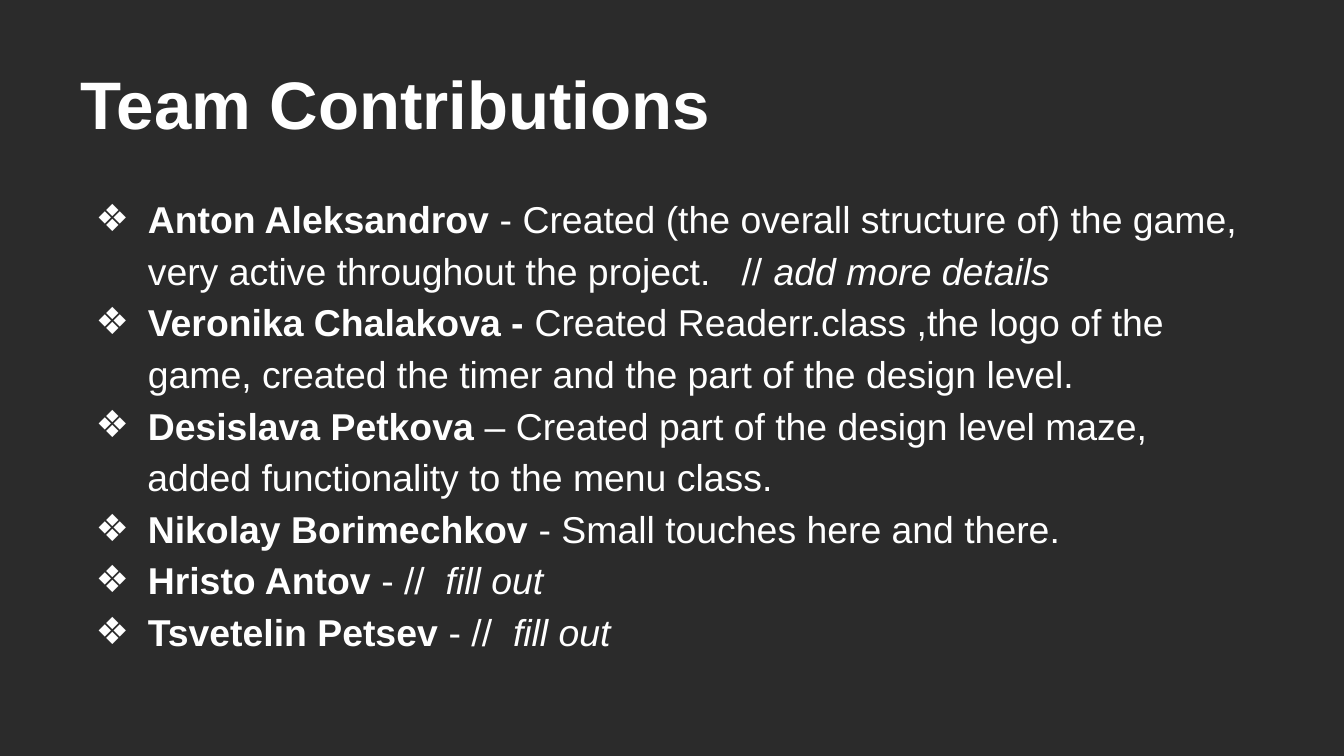
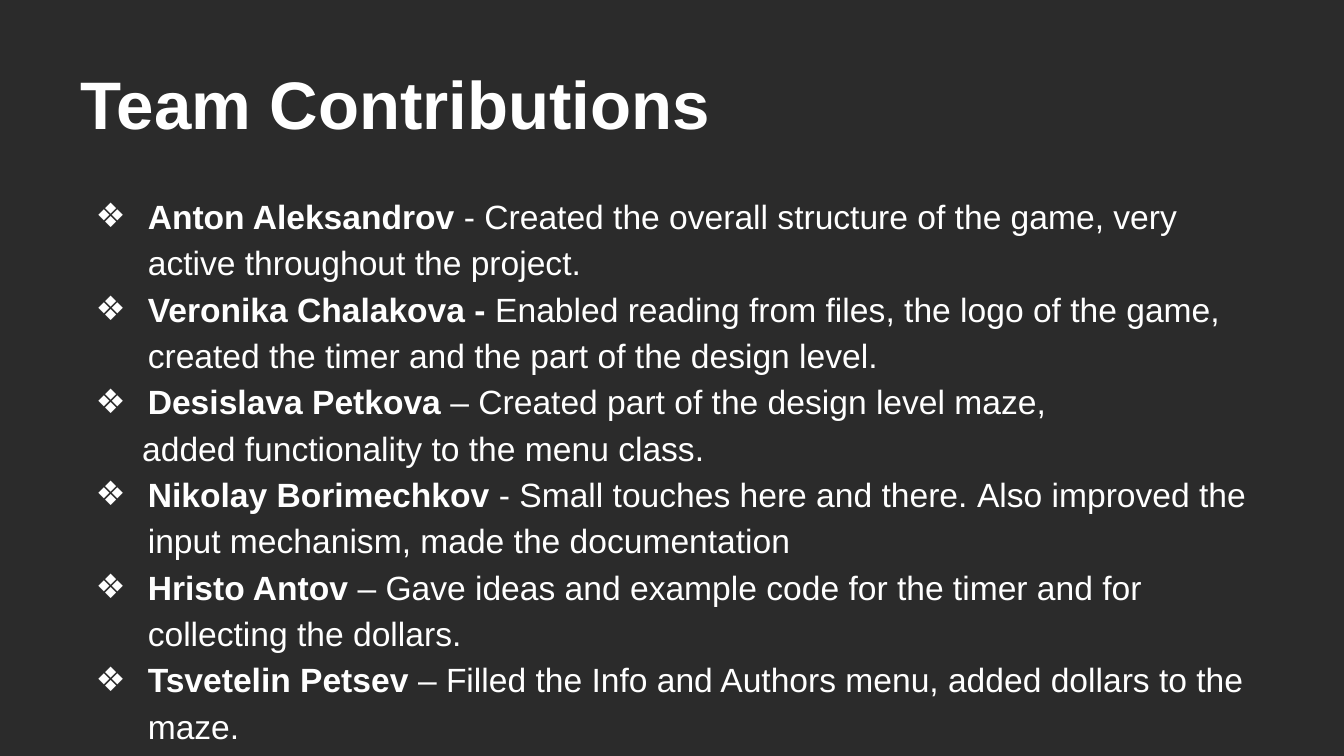
Before and after one commit to AntonAlexandrov/Maze-Game, a slide deck: slide 4 of Resources/For Public Defense/Golden Gate Maze Game Presentation.pptx. Drawn at 1344x756 pixels with LibreOffice and Linux fonts; fonts in the diff are those of the drawing; background and template pictures are left out; a plain dark background stands for a picture behind light text. Boxes give left, top, right and bottom in pixels: in the first picture for what was removed or moved away, otherwise in the second. Text is boxed around its words. In the diff, an @@ line names an element or a change of style, - is before the commit and + after.

```diff
--- a/Resources/For Public Defense/Golden Gate Maze Game Presentation.pptx
+++ b/Resources/For Public Defense/Golden Gate Maze Game Presentation.pptx
@@ text at box(148, 204, 1219, 374): text changed; size 20 to 18 pt @@
-❖ Anton Aleksandrov - Created (the overall structure of) the game, very active throughout the project. // add more details
-❖ Veronika Chalakova - Created Readerr.class ,the logo of the game, created the timer and the part of the design level.
+❖ Anton Aleksandrov - Created the overall structure of the game, very active throughout the project.
+❖ Veronika Chalakova - Enabled reading from files, the logo of the game, created the timer and the part of the design level.
@@ text at box(142, 389, 1045, 467): size 20 to 18 pt in "Desislava Petkova – Created part of the ...", "added functionality to the menu class." @@
@@ text at box(148, 482, 1246, 697): text changed; size 20 to 18 pt @@
-❖ Nikolay Borimechkov - Small touches here and there.
-❖ Hristo Antov - // fill out
-❖ Tsvetelin Petsev - // fill out
+❖ Nikolay Borimechkov - Small touches here and there. Also improved the input mechanism, made the documentation
+❖ Hristo Antov – Gave ideas and example code for the timer and for collecting the dollars.
+❖ Tsvetelin Petsev – Filled the Info and Authors menu, added dollars to the maze.
```
